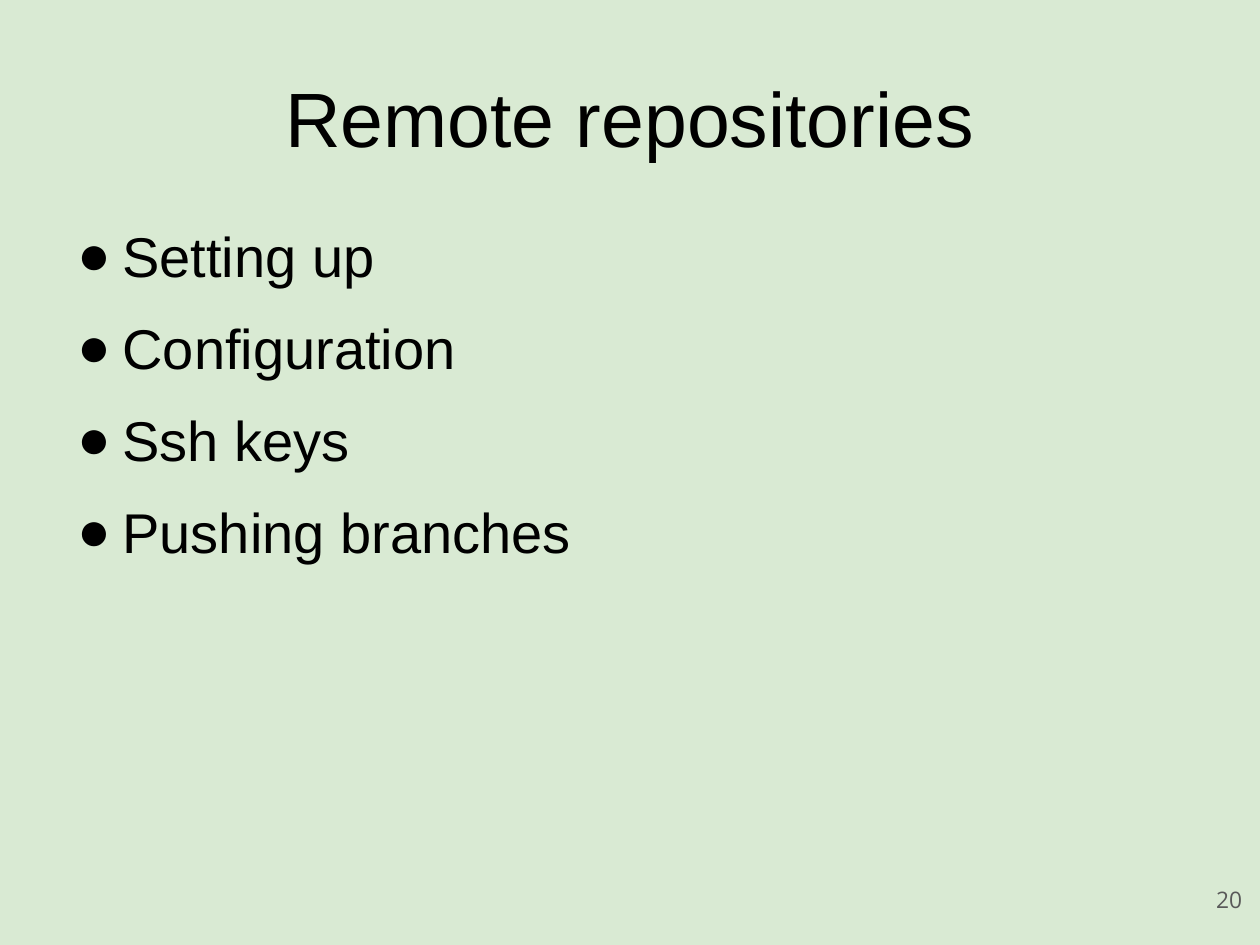
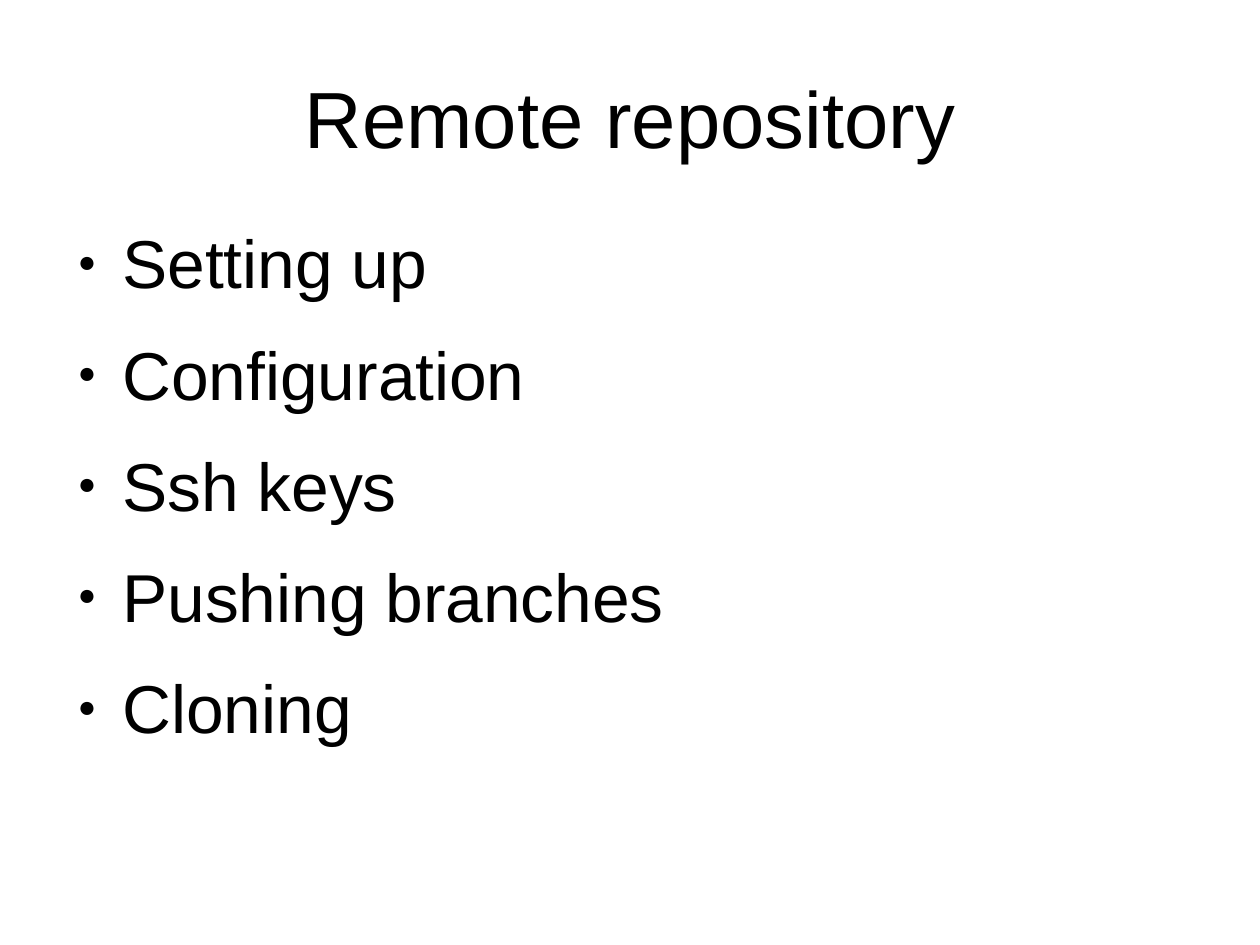
Before and after one commit to rickvek/Workshop-GIT, a slide deck: slide 20 of Git-Workshop.odp. Drawn at 1260x945 pixels with LibreOffice and Linux fonts; fonts in the diff are those of the drawing. Boxes give left, top, right and bottom in pixels: in the first picture for what was removed or moved away, otherwise in the second. Text is boxed around its words. In the diff, an @@ line names an element or a change of style, - is before the commit and + after.

```diff
--- a/Git-Workshop.odp
+++ b/Git-Workshop.odp
@@ background #D9EAD3 to #FFFFFF @@
@@ title at box(305, 90, 954, 163): text changed; size 44 to 45.5 pt @@
-Remote repositories
+Remote repository
@@ text at box(123, 239, 664, 635): size 32 to 38.7 pt in "Setting up", "Configuration", "Ssh keys", "Pushing branches"; more space between paragraphs @@
@@ text at box(123, 684, 352, 746): paragraph added @@
+● Cloning
@@ page number removed at box(1216, 891, 1242, 908) @@
-20
```
Also in this commit, not shown: 35 other slides changed, 1 slide added, 2 other files.
